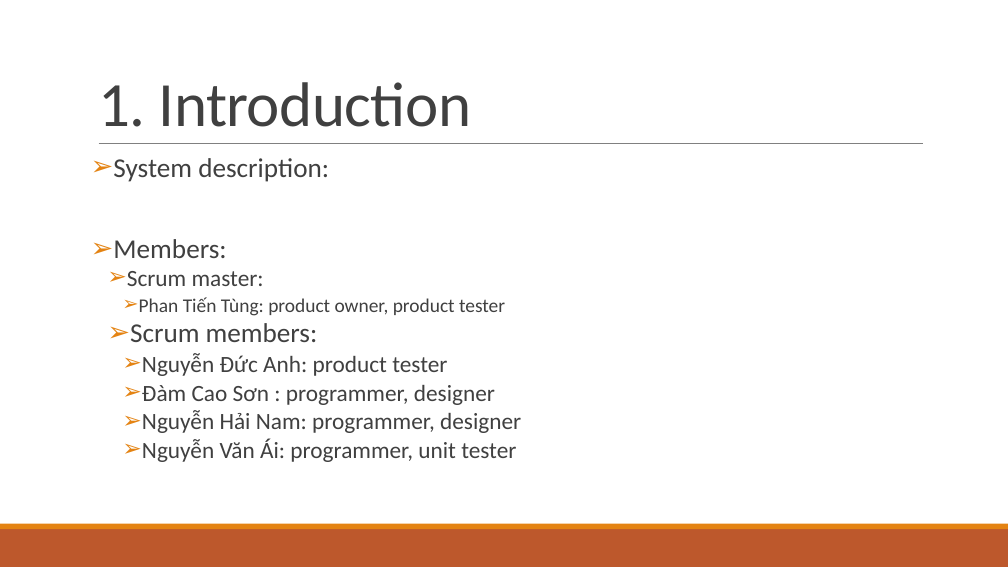
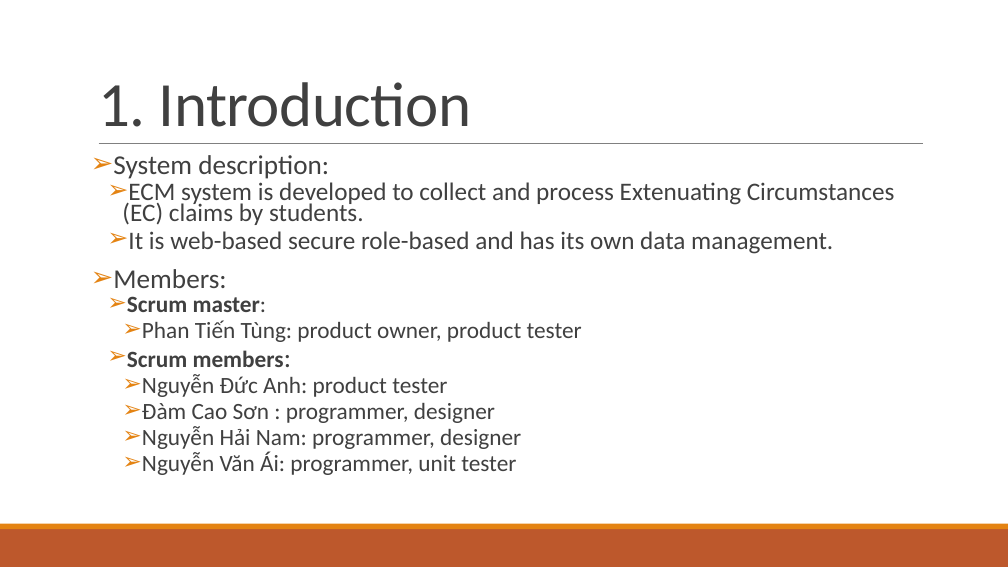
Before and after one commit to kaka-develop/ec-management, a slide deck: slide 2 of documents/Presentation.pptx. Drawn at 1008x567 pixels with LibreOffice and Linux fonts; fonts in the diff are those of the drawing. Boxes give left, top, right and bottom in pixels: in the first picture for what was removed or moved away, otherwise in the second. Text is boxed around its words. In the diff, an @@ line names an element or a change of style, - is before the commit and + after.

```diff
--- a/documents/Presentation.pptx
+++ b/documents/Presentation.pptx
@@ text at (113,155,582,475): bold on in "Scrum master:", "Scrum members:"; size 18.5 to 22.2 pt in "Phan Tiến Tùng: product owner, product tester"; size 25.9 to 22.2 pt in "Scrum members:"; line spacing 0.8 to 0.7 @@
@@ text at (122,182,895,254): paragraphs added @@
+  ➢ ECM system is developed to collect and process Extenuating Circumstances (EC) claims by students.
+  ➢ It is web-based secure role-based and has its own data management.
```
Also in this commit, not shown: 1 other slide changed, 5 slides added, 2 slides removed, 6 other files.
